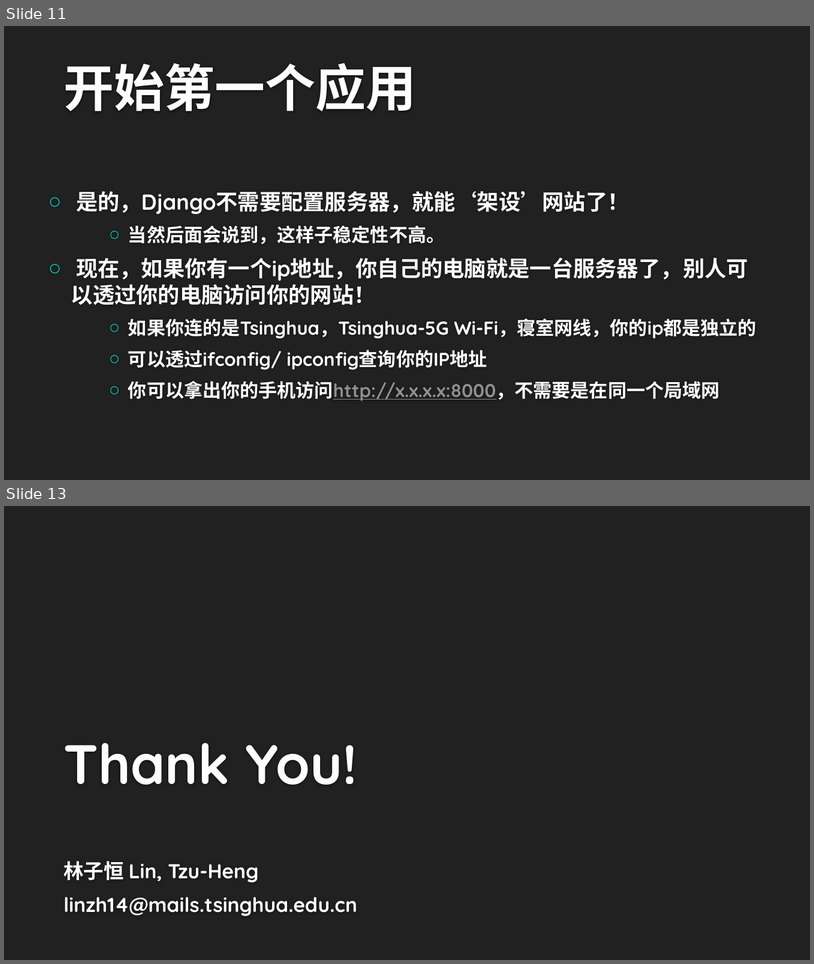
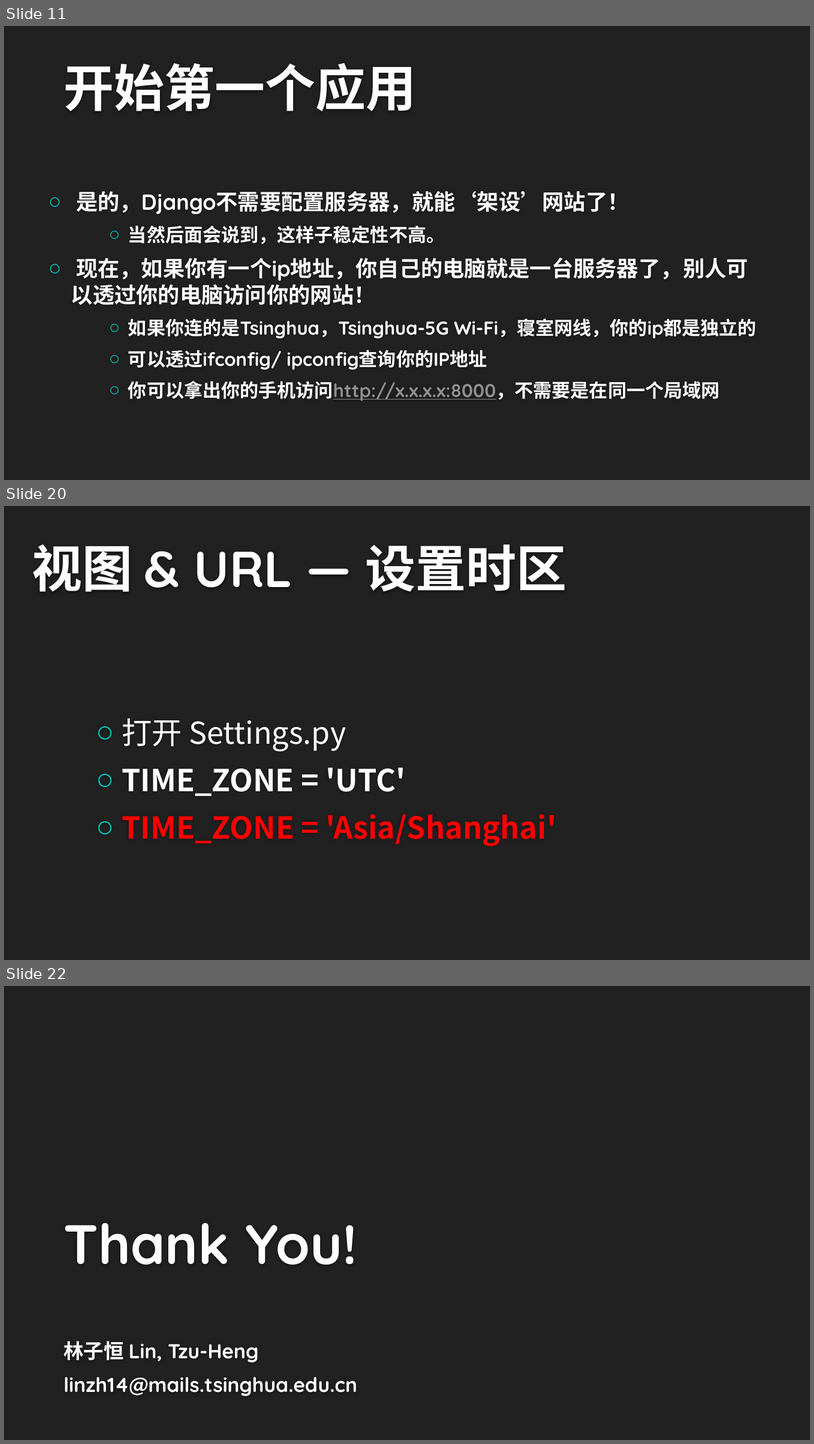
Before and after one commit to lzhbrian/Django-Lecture, a slide deck: 第一讲.pptx. Shown one above the other, each under a label of ours: slides 11 and 13 before the commit, slides 11, 20 and 22 after it; the slides between them are not shown. The pictures are 814x964 and 814x1444 pixels, drawn with LibreOffice and Linux fonts; fonts in the diff are those of the drawing; background and template pictures are left out. Boxes give left, top, right and bottom in pixels: in the first picture for what was removed or moved away, otherwise in the second. Text is boxed around its words. In the diff, an @@ line names an element or a change of style, - is before the commit and + after.

```diff
--- a/第一讲.pptx
+++ b/第一讲.pptx
@@ slide 20 added at (x1=4, y1=506, x2=810, y2=960), background #212121 @@
@@ title added at (x1=32, y1=544, x2=567, y2=592), 60 pt, text #FEFEFE, bold @@
+视图 & URL — 设置时区
@@ text added at (x1=122, y1=718, x2=557, y2=846), 36 pt, text #FFFFFF, bold @@
+  ○ 打开 Settings.py
+  ○ TIME_ZONE = 'UTC'
+  ○ TIME_ZONE = 'Asia/Shanghai'
@@ what was slide 13 is now slide 22 @@
```
Also in this commit, not shown: 3 slides changed, 8 other slides added.
